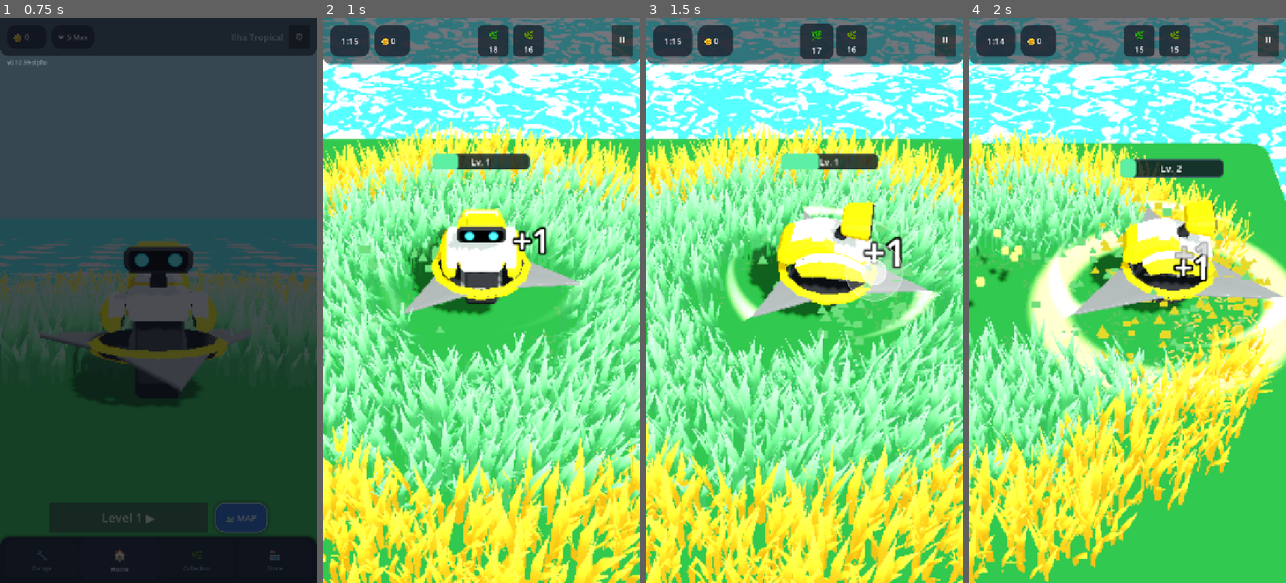
Above: before the commit, frames 1-4 (left to right).
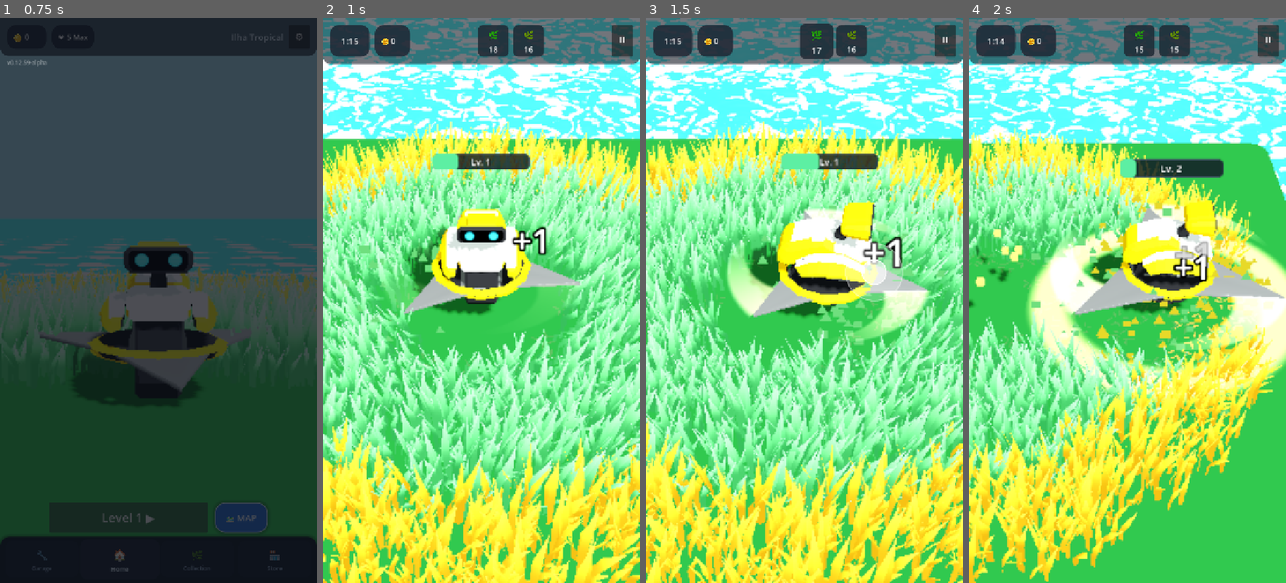
Above: after the commit, the same moments.

Repository: rogerbif/grass-cut-bot
Game: Godot game, scene res://scenes/menu/main_menu.tscn
The game is run twice, just before and just after one commit, with the same random seed, the same clock (stepped at 60 frames per second) and the same inputs.
Inputs (mouse positions are in pixels of both pictures, inside the frame that each line leads up to):
- Up to frame 1 (0.75 s): click "Level 1 ▶" at 0.5 s
- Up to frame 2 (1 s): no input
- Up to frame 3 (1.5 s): tap Enter at 1.25 s; move the mouse to (874, 272) at 1.27 s; hold Right (ui_right) from 1.28 s (still down); hold Alt from 1.28 s (still down); click (874, 272) at 1.42 s
- Up to frame 4 (2 s): keep holding Right (ui_right); keep holding Alt

Frame 1 is identical in both runs. In frame 2, 0.5% of the frame differs, in the area x 21-83%, y 34-53%; in frame 3, 2.3%; in frame 4, 2.6%, in the area x 25-100%, y 32-59%.

Commit message:
feat(cutter): base do slash alargada cobrindo toda a face lateral da lamina (v0.12.64-alpha)

Diff:
--- a/project.godot
+++ b/project.godot
@@ -11,7 +11,7 @@
 [application]
 
 config/name="Grass Cut Bot"
-config/version="0.12.63-alpha"
+config/version="0.12.64-alpha"
 run/main_scene="res://scenes/menu/main_menu.tscn"
 config/features=PackedStringArray("4.7", "Mobile")
 boot_splash/image="uid://3pegaomvcdut"
--- a/shaders/blade_slash.gdshader
+++ b/shaders/blade_slash.gdshader
@@ -1,7 +1,7 @@
 shader_type spatial;
 render_mode unshaded, blend_add, depth_draw_never, cull_disabled;
 
-// Shader de Slash Procedural com Afinamento Dinâmico por Ponta de Lâmina
+// Shader de Slash Procedural Afilado com Base Larga na Lâmina
 // 100% Analítico e Vetorial na GPU - Zero Texturas PNG para 60 FPS Mobile
 
 uniform int blade_points : hint_range(1, 12) = 6;
@@ -9,17 +9,23 @@
 uniform vec4 core_color : source_color = vec4(1.0, 1.0, 1.0, 1.0);
 uniform float slash_intensity : hint_range(0.0, 3.0) = 1.0;
 
-uniform float tip_radius : hint_range(0.2, 1.0) = 0.79;
-uniform float base_width : hint_range(0.01, 0.3) = 0.11;
+uniform float tip_radius : hint_range(0.4, 1.0) = 0.82;
+uniform float inner_radius : hint_range(0.1, 0.7) = 0.38;
 uniform float arc_ratio : hint_range(0.1, 0.95) = 0.65;
 uniform float angle_offset_deg : hint_range(-180.0, 180.0) = -90.0;
-uniform float curve_inward : hint_range(0.0, 0.2) = 0.035;
-uniform float taper_power : hint_range(0.5, 3.0) = 1.3;
-uniform float fade_power : hint_range(0.5, 3.0) = 1.4;
+uniform float edge_slant_deg : hint_range(-30.0, 30.0) = 8.0;
+uniform float curve_inward : hint_range(0.0, 0.2) = 0.04;
+uniform float inner_curve_power : hint_range(0.2, 3.0) = 0.75;
+uniform float fade_power : hint_range(0.5, 3.0) = 1.3;
 
 void fragment() {
 	vec2 uv = UV * 2.0 - 1.0;
 	float r = length(uv);
+
+	// Rejeição precoce se fora da faixa radial do efeito
+	if (r < inner_radius - 0.05 || r > tip_radius + 0.06) {
+		discard;
+	}
 
 	float num_points = float(max(blade_points, 1));
 	float sector = 6.28318530718 / num_points;
@@ -29,33 +35,47 @@
 	float angle = atan(uv.y, uv.x);
 	float offset_rad = radians(angle_offset_deg);
 
-	// Distância angular atrás da ponta mais próxima (rastro de corte trailing)
-	float rel_angle = mod(angle - offset_rad, 6.28318530718);
+	// Compensação de inclinação da lateral do dente da lâmina
+	float radial_norm = clamp((r - inner_radius) / max(tip_radius - inner_radius, 0.001), 0.0, 1.0);
+	float slant_rad = radians(edge_slant_deg) * (1.0 - radial_norm);
+
+	// Distância angular atrás da borda da lâmina
+	float rel_angle = mod(angle - (offset_rad + slant_rad), 6.28318530718);
 	if (rel_angle < 0.0) {
 		rel_angle += 6.28318530718;
 	}
 	float t_angle = mod(rel_angle, sector);
 
 	// Máscara angular: ativa apenas dentro do arco do rastro [0, max_arc]
-	float arc_mask = smoothstep(max_arc, max_arc - 0.04, t_angle) * step(0.0, t_angle);
+	float arc_mask = smoothstep(max_arc, max_arc - 0.05, t_angle) * step(0.0, t_angle);
 
-	// t vai de 0.0 (na ponta da lâmina) até 1.0 (no final da cauda do slash)
+	// t vai de 0.0 (na lateral da lâmina) até 1.0 (na ponta da cauda do slash)
 	float t = clamp(t_angle / max(max_arc, 0.0001), 0.0, 1.0);
 
-	// Afinamento progressivo da largura: começa largo e afina até a ponta
-	float current_width = max(base_width * pow(1.0 - t, taper_power), 0.002);
+	// Limites radiais dinâmicos em função de t:
+	// Em t = 0 (na lâmina): r_inner = inner_radius (largo), r_outer = tip_radius (muito largo)
+	// Em t = 1 (na ponta do slash): r_inner encontra r_outer (afinando até espessura zero)
+	float target_r = tip_radius - (curve_inward * t);
+	float current_r_outer = target_r + 0.015;
+	float current_r_inner = mix(inner_radius, target_r - 0.015, pow(t, inner_curve_power));
 
-	// Linha central do arco (com encurvamento dinâmico sutil)
-	float r_center = tip_radius - (curve_inward * t);
+	// Se o fragmento estiver fora do envelope afilado
+	float width = current_r_outer - current_r_inner;
+	if (width <= 0.002 || r < current_r_inner || r > current_r_outer) {
+		discard;
+	}
 
-	// Perfil radial suave com antialiasing
-	float dist = abs(r - r_center);
-	float radial_alpha = smoothstep(current_width, current_width * 0.15, dist);
+	// Perfil radial suave com antialiasing nas duas bordas
+	float r_center = 0.5 * (current_r_outer + current_r_inner);
+	float half_w = 0.5 * width;
+	float norm_dist = abs(r - r_center) / max(half_w, 0.001);
+	float radial_alpha = smoothstep(1.0, 0.65, norm_dist);
 
-	// Núcleo cortante incandescente (fio de corte no centro da lâmina)
-	float core_mask = smoothstep(current_width * 0.45, 0.0, dist) * pow(1.0 - t, 0.6);
+	// Fio de corte incandescente na borda externa do ataque
+	float outer_edge_dist = abs(r - current_r_outer);
+	float core_mask = smoothstep(0.035, 0.0, outer_edge_dist) * pow(1.0 - t, 0.5);
 
-	// Atenuação de transparência ao longo do arco (fade-out até a ponta)
+	// Fade de transparência ao longo do arco (vai ficando transparente até a ponta)
 	float trail_fade = pow(1.0 - t, fade_power);
 
 	float final_alpha = radial_alpha * arc_mask * trail_fade * slash_intensity;
--- a/shaders/blade_slash_material.tres
+++ b/shaders/blade_slash_material.tres
@@ -9,10 +9,11 @@
 shader_parameter/slash_color = Color(1, 0.95, 0.65, 0.9)
 shader_parameter/core_color = Color(1, 1, 1, 1)
 shader_parameter/slash_intensity = 1.0
-shader_parameter/tip_radius = 0.79
-shader_parameter/base_width = 0.11
+shader_parameter/tip_radius = 0.82
+shader_parameter/inner_radius = 0.38
 shader_parameter/arc_ratio = 0.65
 shader_parameter/angle_offset_deg = -90.0
-shader_parameter/curve_inward = 0.035
-shader_parameter/taper_power = 1.3
-shader_parameter/fade_power = 1.4
+shader_parameter/edge_slant_deg = 8.0
+shader_parameter/curve_inward = 0.04
+shader_parameter/inner_curve_power = 0.75
+shader_parameter/fade_power = 1.3
--- a/tests/test_blade_pop_and_slash.gd
+++ b/tests/test_blade_pop_and_slash.gd
@@ -42,11 +42,11 @@
 	print("✔ PASSOU: blade_slash_mesh dimensionado para 4.2m cobrindo perfeitamente as pontas")
 
 	var mat_check: ShaderMaterial = slash_mesh.material_override as ShaderMaterial
-	if mat_check.get_shader_parameter("blade_points") == null or mat_check.get_shader_parameter("base_width") == null:
-		push_error("Shader parameters blade_points or base_width not found!")
+	if mat_check.get_shader_parameter("blade_points") == null or mat_check.get_shader_parameter("inner_radius") == null:
+		push_error("Shader parameters blade_points or inner_radius not found!")
 		get_tree().quit(1)
 		return
-	print("✔ PASSOU: Parametros analiticos de afinamento e pontas encontrados no ShaderMaterial")
+	print("✔ PASSOU: Parametros analiticos de afinamento com base larga e pontas encontrados no ShaderMaterial")
 
 	# Testa sincronizacao de pontas por Tier (Tier 1 = 3 pontas, Tier 4 = 6 pontas)
 	UpgradeManager.blade_level = 1
Not shown, changed: docs/historico_melhorias/139_novo_shader_slash_multi_ponta_afilado_por_lamina.md
